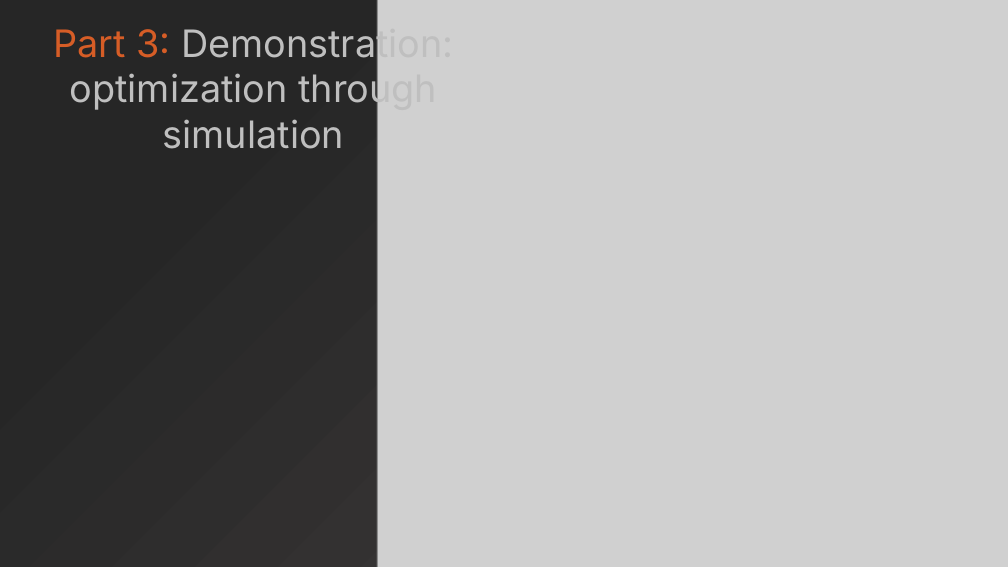
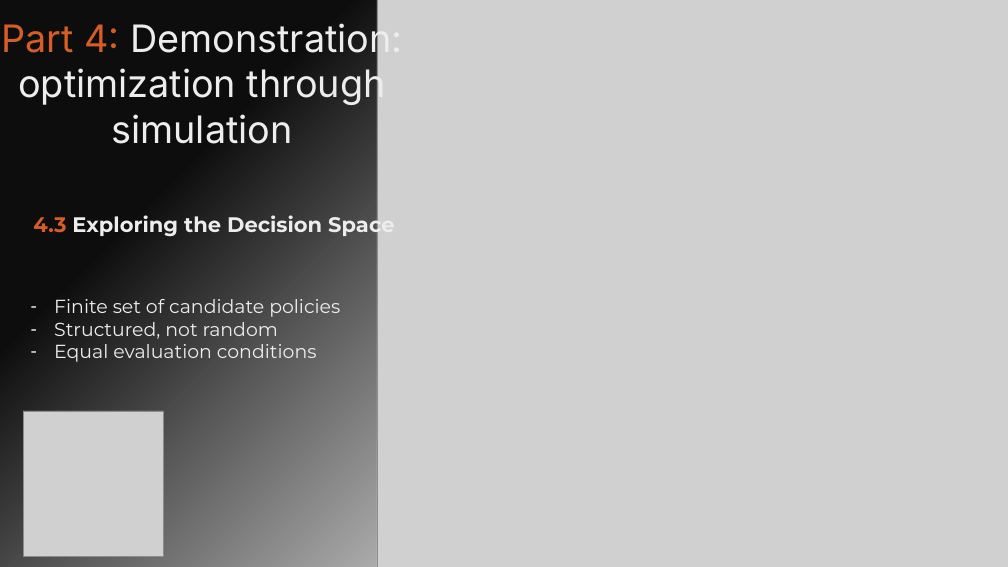
Before and after one commit to MrBonedud/Black-Box-Simulation-Optimization, a slide deck: slide 14 of Operations Research.pptx (slide 5 before the commit). Drawn at 1008x567 pixels with LibreOffice and Linux fonts; fonts in the diff are those of the drawing; grey boxes stand for pictures. Boxes give left, top, right and bottom in pixels: in the first picture for what was removed or moved away, otherwise in the second. Text is boxed around its words. In the diff, an @@ line names an element or a change of style, - is before the commit and + after.

```diff
--- a/Operations Research.pptx
+++ b/Operations Research.pptx
@@ background gradient #3B3838 to #262626 to gradient #FFFFFF to #0D0D0D @@
@@ text "Part 4: Demonstration:": place and size @@
-text "Part 4: Demonstration:" at [53,25,453,149]
+text "Part 4: Demonstration:" at [1,20,402,144]
@@ text at [1,20,402,61]: text changed; text colour #BFBFBF to #EDEDED @@
-Part 3: Demonstration:
+Part 4: Demonstration:
@@ text at [18,65,386,144]: text colour #BFBFBF to #EDEDED in "optimization through simulation" @@
@@ text added at [33,212,394,239], 20 pt, text #EDEDED, bold @@
+4.3 Exploring the Decision Space
@@ text added at [54,299,340,362], 18 pt, text #EDEDED @@
+– Finite set of candidate policies
+– Structured, not random
+– Equal evaluation conditions
@@ picture added at [23,411,163,557] @@
```
Also in this commit, not shown: 6 other slides changed, 9 slides added, 2 other files.
